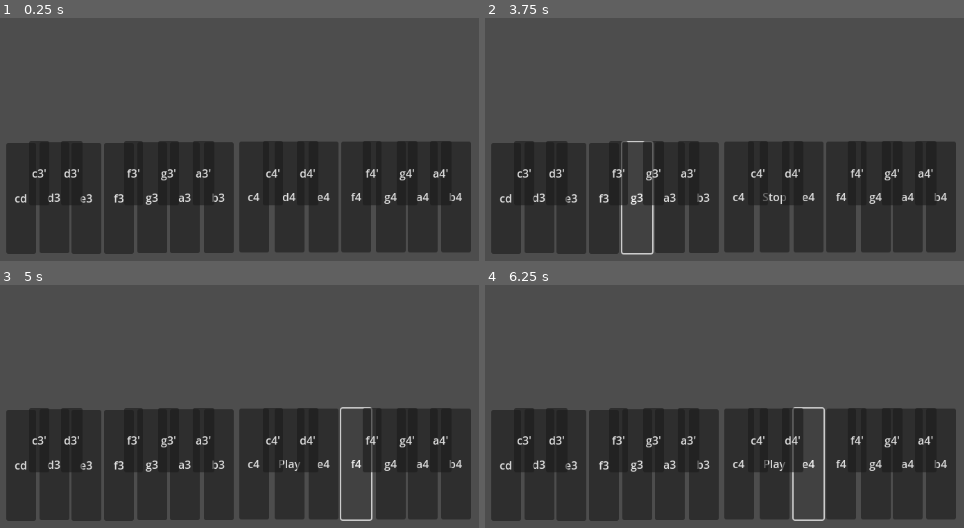
Above: before the commit, frames 1-4 (two rows, left to right).
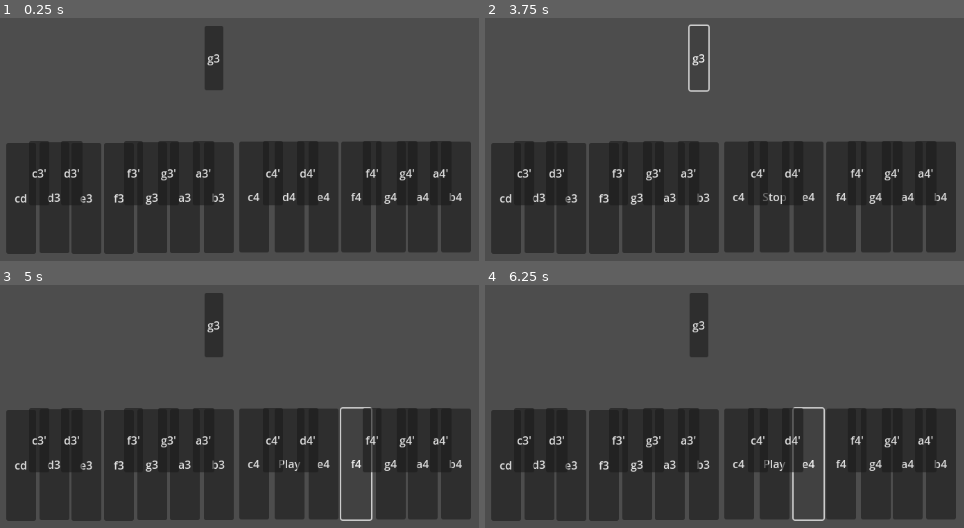
Above: after the commit, the same moments.

Repository: AsaM1taka/Music-Assignment
Game: Godot game, scene res://audio_demo.tscn
Two runs of this game, one before a commit and one after it. Both use one fixed random seed, a clock stepped at 60 frames per second and the inputs below.
Inputs:
- Up to frame 1 (0.25 s): no input
- Up to frame 2 (3.75 s): click "d4" at 0.5 s; click "Stop" at 1.25 s; click "g3" at 2 s; click "c4'" at 2.75 s; click "g3" at 3.5 s
- Up to frame 3 (5 s): click "f4" at 4.25 s
- Up to frame 4 (6.25 s): click "Play" at 5 s; click "e4" at 5.75 s

The runs differ from the first frame. In frame 1, 1.0% of the frame differs, in the area x 42-47%, y 3-30%; in frame 2, 0.8%; in frame 3, 1.0%; in frame 4, 1.0%.

Commit message:
Update audio_demo.tscn

Diff:
--- a/music-assignment/audio_demo.tscn
+++ b/music-assignment/audio_demo.tscn
@@ -125,6 +125,13 @@
 offset_right = -5.0
 offset_bottom = 161.0
 text = "cd"
+
+[node name="Button13" type="Button" parent="Button12/Button9"]
+offset_left = 286.0
+offset_top = -169.0
+offset_right = 313.0
+offset_bottom = -76.0
+text = "g3"
 
 [node name="Button13" type="Button" parent="."]
 offset_left = 392.0
@@ -214,6 +221,7 @@
 [connection signal="button_down" from="Button11/Button11" to="." method="_on_button_button_down"]
 [connection signal="button_down" from="Button12" to="." method="_on_button_button_down"]
 [connection signal="button_down" from="Button12/Button9" to="." method="_on_button_button_down"]
+[connection signal="button_down" from="Button12/Button9/Button13" to="." method="_on_button_button_down"]
 [connection signal="button_down" from="Button13" to="." method="_on_button_button_down"]
 [connection signal="button_down" from="Button18" to="." method="_on_button_button_down"]
 [connection signal="button_down" from="Button19" to="." method="_on_button_button_down"]
